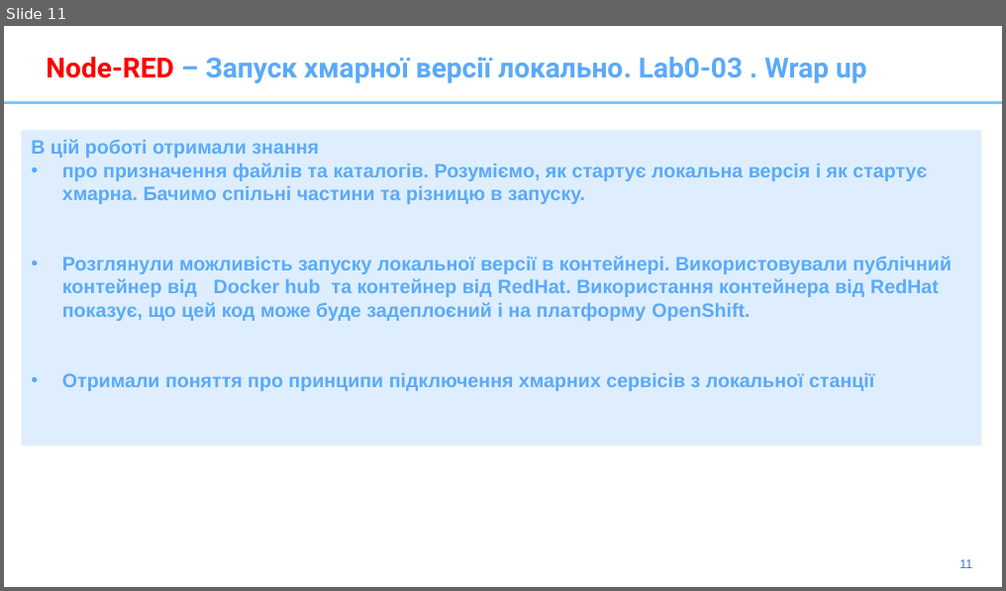
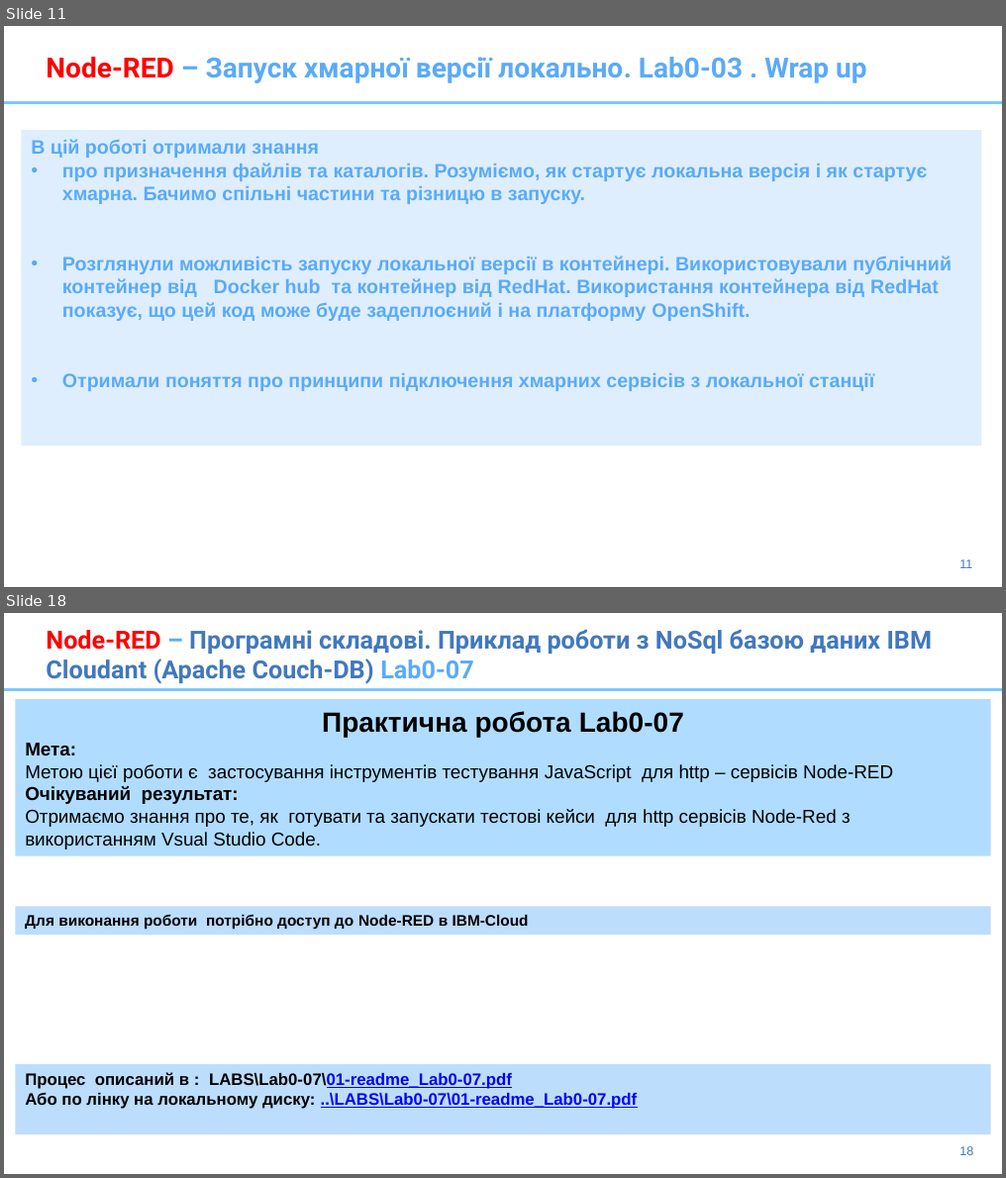
Before and after one commit to pavlo-shcherbukha/IBM-Node-Red-APP2020, a slide deck: presentation/2-Node-Red-2020-DeploymentOnCloud.pptx. Shown one above the other, each under a label of ours: slide 11 before the commit, slides 11 and 18 after it; the slides between them are not shown. The pictures are 1006x591 and 1006x1178 pixels, drawn with LibreOffice and Linux fonts; fonts in the diff are those of the drawing. Boxes give left, top, right and bottom in pixels: in the first picture for what was removed or moved away, otherwise in the second. Text is boxed around its words. In the diff, an @@ line names an element or a change of style, - is before the commit and + after.

```diff
--- a/presentation/2-Node-Red-2020-DeploymentOnCloud.pptx
+++ b/presentation/2-Node-Red-2020-DeploymentOnCloud.pptx
@@ slide 18 added at (x1=4, y1=613, x2=1002, y2=1174), background #FFFFFF; not listed: 2 template elements that a slide beside it also shows @@
@@ title added at (x1=46, y1=630, x2=932, y2=684), 18 pt, text #4178BE, bold @@
+Node-RED – Програмні складові. Приклад роботи з NoSql базою даних IBM Cloudant (Apache Couch-DB) Lab0-07
@@ rectangle added at (x1=15, y1=699, x2=990, y2=856), fill #B0DDFF, 13.5 pt, text #000000 @@
+Практична робота Lab0-07
+Мета:
+Метою цієї роботи є застосування інструментів тестування JavaScript для http – сервісів Node-RED
+Очікуваний результат:
+Oтримаємо знання про те, як готувати та запускати тестові кейси для http сервісів Node-Red з використанням Vsual Studio Code.
@@ rectangle added at (x1=15, y1=906, x2=990, y2=936), fill #BDDDFD, 11 pt, text #000000, bold @@
+Для виконання роботи потрібно доступ до Node-RED в IBM-Cloud
@@ rectangle added at (x1=15, y1=1064, x2=990, y2=1135), fill #BDDDFD, 12 pt, text #0000FF, bold, underline @@
+Процес описаний в : LABS\Lab0-07\01-readme_Lab0-07.pdf
+Або по лінку на локальному диску: ..\LABS\Lab0-07\01-readme_Lab0-07.pdf
```
Also in this commit, not shown: 3 slides changed, 5 other slides added, 1 other file.
